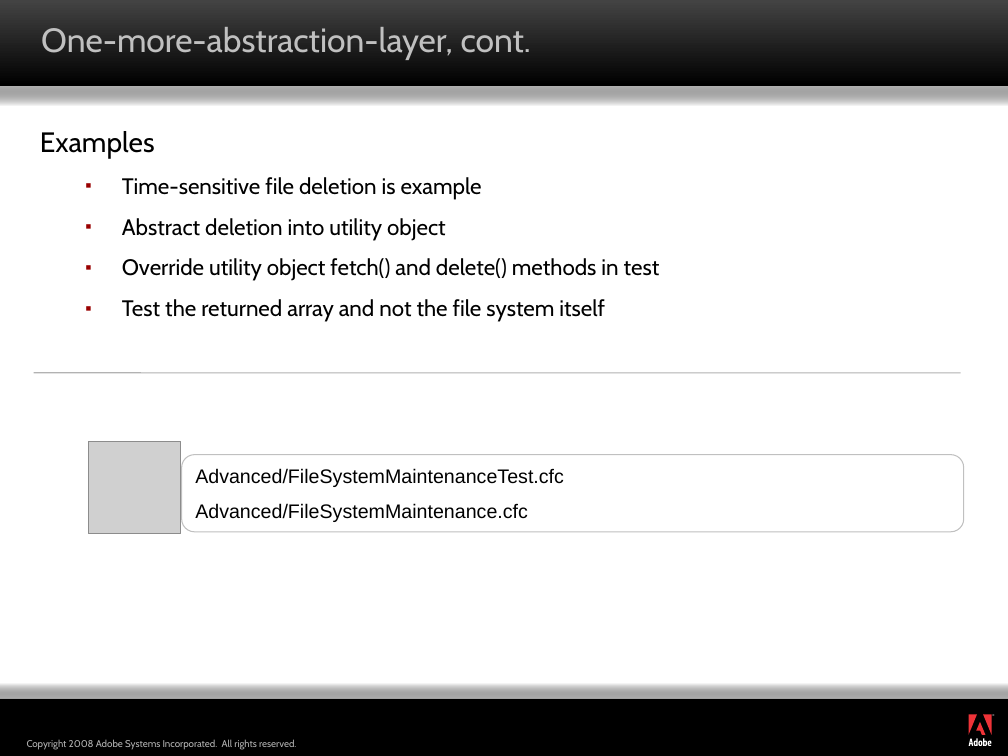
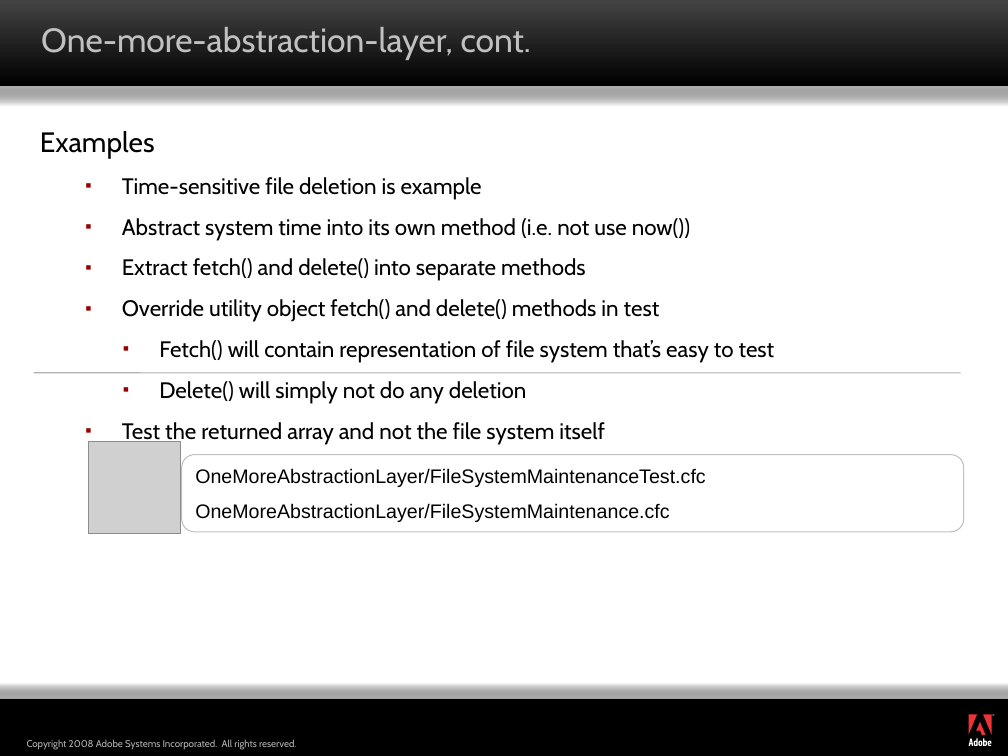
Before and after one commit to marcesher/mxunit-cfmeetups, a slide deck: slide 15 of max08/Marc_Esher_Bill_Shelton_AdvancedPatternsForColdfusionTestAutomation_draft2.ppt. Drawn at 1008x756 pixels with LibreOffice and Linux fonts; fonts in the diff are those of the drawing; grey boxes stand for pictures; background and template pictures are left out. Boxes give left, top, right and bottom in pixels: in the first picture for what was removed or moved away, otherwise in the second. Text is boxed around its words. In the diff, an @@ line names an element or a change of style, - is before the commit and + after.

```diff
--- a/max08/Marc_Esher_Bill_Shelton_AdvancedPatternsForColdfusionTestAutomation_draft2.ppt
+++ b/max08/Marc_Esher_Bill_Shelton_AdvancedPatternsForColdfusionTestAutomation_draft2.ppt
@@ text at bbox=[122, 218, 690, 281]: text changed @@
-  ▪ Abstract deletion into utility object
+  ▪ Abstract system time into its own method (i.e. not use now())
+  ▪ Extract fetch() and delete() into separate methods
@@ text at bbox=[159, 340, 775, 404]: paragraphs added @@
+    ▪ Fetch() will contain representation of file system that’s easy to test
+    ▪ Delete() will simply not do any deletion
@@ text in rounded rectangle at bbox=[195, 468, 705, 522]: text changed @@
-Advanced/FileSystemMaintenanceTest.cfc
-Advanced/FileSystemMaintenance.cfc
+OneMoreAbstractionLayer/FileSystemMaintenanceTest.cfc
+OneMoreAbstractionLayer/FileSystemMaintenance.cfc
```
Also in this commit, not shown: 2 other slides changed, 14 other files.
